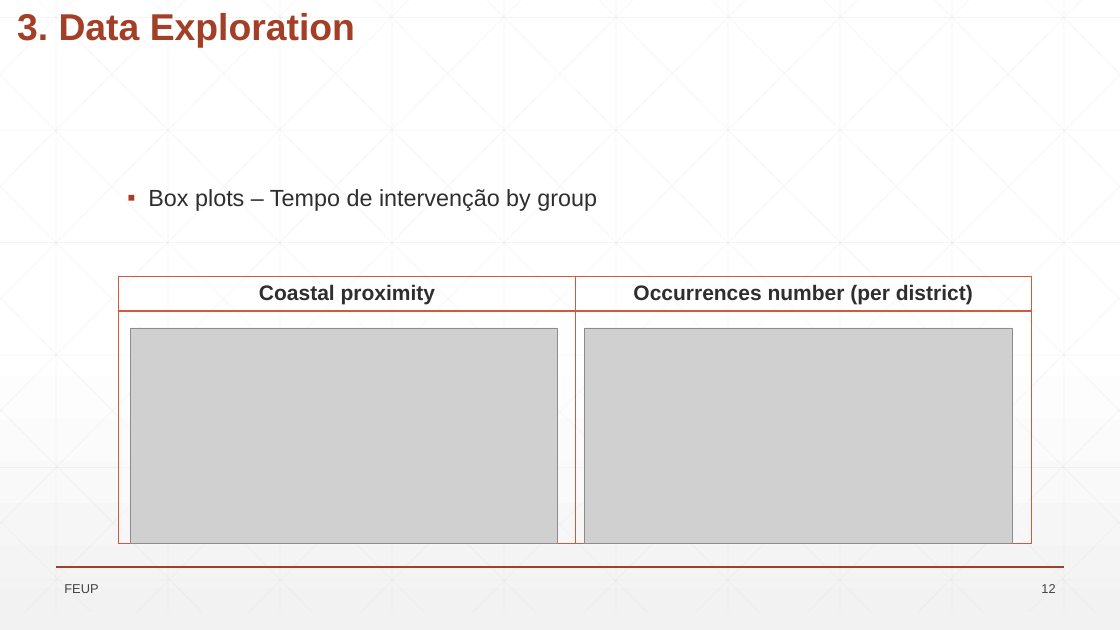
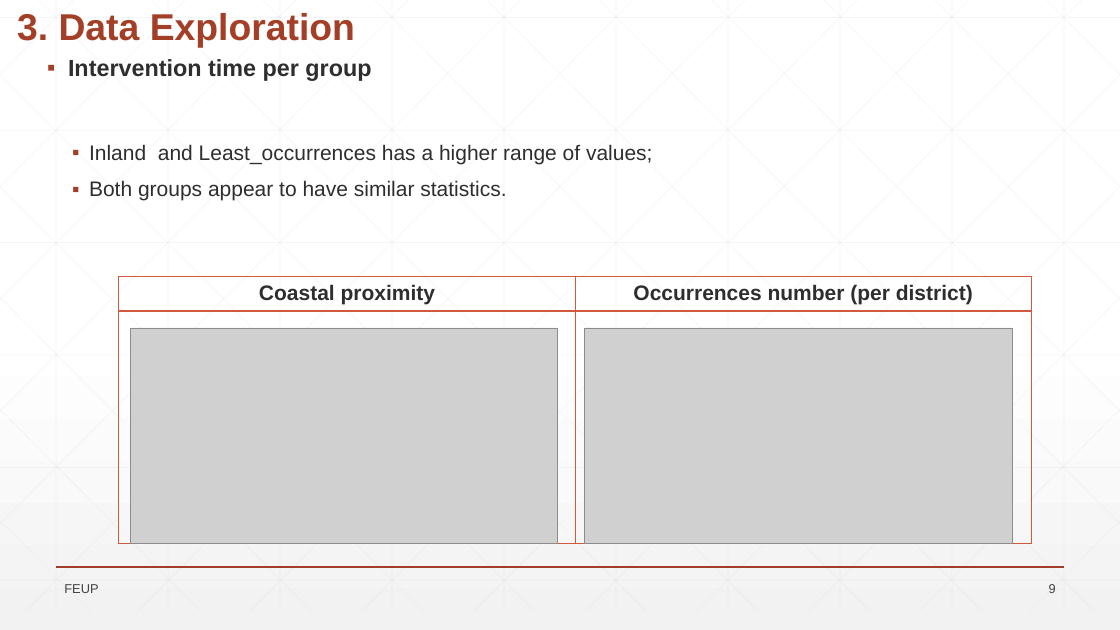
Before and after one commit to VascoBartolo/FCED_project, a slide deck: slide 9 of Trabalho_FSDE_stats_CT_VB/Wild_Fires_presentation.pptx (slide 12 before the commit). Drawn at 1120x630 pixels with LibreOffice and Linux fonts; fonts in the diff are those of the drawing; grey boxes stand for pictures; background and template pictures are left out. Boxes give left, top, right and bottom in pixels: in the first picture for what was removed or moved away, otherwise in the second. Text is boxed around its words. In the diff, an @@ line names an element or a change of style, - is before the commit and + after.

```diff
--- a/Trabalho_FSDE_stats_CT_VB/Wild_Fires_presentation.pptx
+++ b/Trabalho_FSDE_stats_CT_VB/Wild_Fires_presentation.pptx
@@ text added at (x1=68, y1=59, x2=652, y2=201), 18 pt, text #2D2E2D @@
+▪ Intervention time per group
+  ▪ Inland and Least_occurrences has a higher range of values;
+  ▪ Both groups appear to have similar statistics.
@@ text removed at (x1=148, y1=189, x2=597, y2=211) @@
-▪ Box plots – Tempo de intervenção by group
@@ page number at (x1=1049, y1=584, x2=1056, y2=593): text changed @@
-12
+9
```
Also in this commit, not shown: 19 other slides changed, 1 slide added, 1 slide removed, 1 other file.
